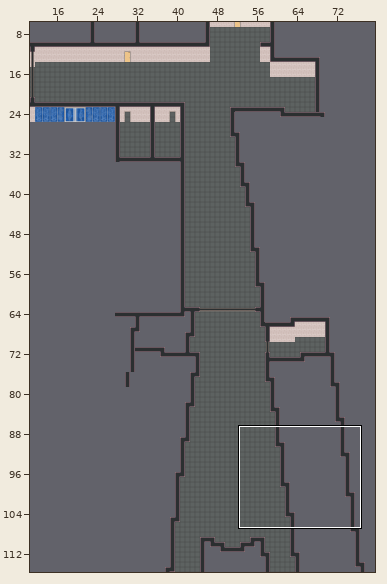
Tiled map (JSON) -- maps/rooms/sek2.tmj. Above, an overview of the earlier version with the close-up marked.
Close-up. Before the commit:
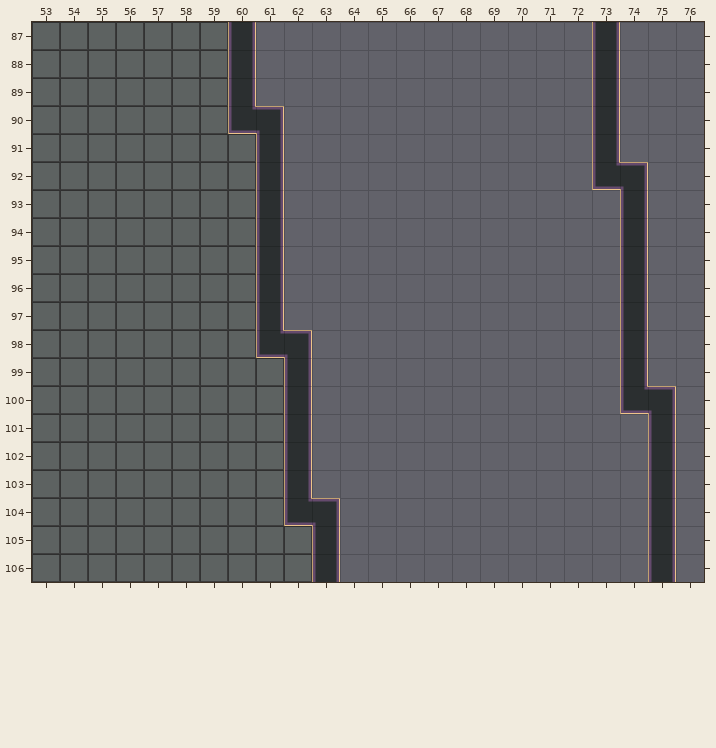
Cells are 32x32 px. Shown: x 53..76, y 87..106. The commit also changed other parts of the map, which this record leaves out. The old version is drawn lined up with the new one.
Now the later version:
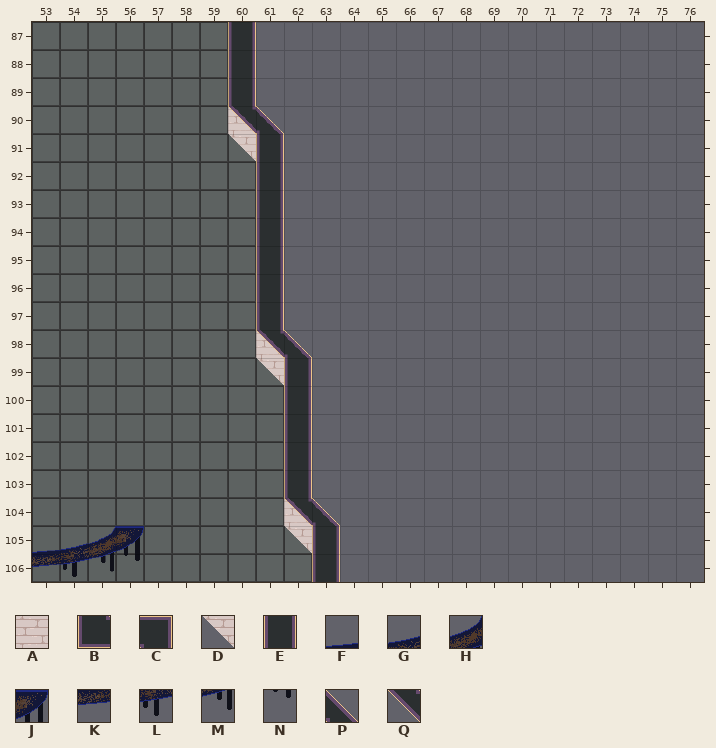
Key: from "Chunk 1": A 3, B 53, C 54, D 56, E 57, F 74, G 75, H 76, J 77, K 84, L 85, M 86, N 87, P 114, Q 115.
_ is an empty cell, . an unchanged one.
Tiles of an added or newly shown layer are drawn over the layers below it.
The edit:
map size 100x200 -> 100x140 cells (old content now starts at 0,-20; both pictures use the new coordinates)
--- layer "walls"
@@ x 60..60 @@
- 90 _
- 91 _
+ 90 A
+ 91 D
@@ x 61..61 @@
- 98 _
- 99 _
+ 98 A
+ 99 D
@@ x 62..62 @@
-104 _
-105 _
+104 A
+105 D
--- layer "furniture" (added)
@@ x 53..56 @@
-105 ____
-106 ____
+105 FGHJ
+106 KLMN
--- layer "wall_top"
@@ x 60..75 @@
- 87 .............E..
- 88 .............E..
- 89 .............E..
- 90 BC...........E..
- 91 .............E..
- 92 .............BC.
- 93 ..............E.
- 94 ..............E.
- 95 ..............E.
- 96 ..............E.
- 97 ..............E.
- 98 .BC...........E.
- 99 ..............E.
-100 ..............BC
-101 ...............E
-102 ...............E
-103 ...............E
-104 ..BC...........E
-105 ...............E
-106 ...............E
+ 87 ............._..
+ 88 ............._..
+ 89 ............._..
+ 90 QP..........._..
+ 91 ............._..
+ 92 .............__.
+ 93 .............._.
+ 94 .............._.
+ 95 .............._.
+ 96 .............._.
+ 97 .............._.
+ 98 .QP..........._.
+ 99 .............._.
+100 ..............__
+101 ..............._
+102 ..............._
+103 ..............._
+104 ..QP..........._
+105 ..............._
+106 ..............._
Where, in picture pixels (left, top, right, bottom), the same in both close-ups:
removed: (592, 22, 676, 582)
changed: (228, 106, 284, 161)
changed: (256, 330, 312, 385)
changed: (284, 498, 340, 553)
added: (32, 526, 144, 577)
